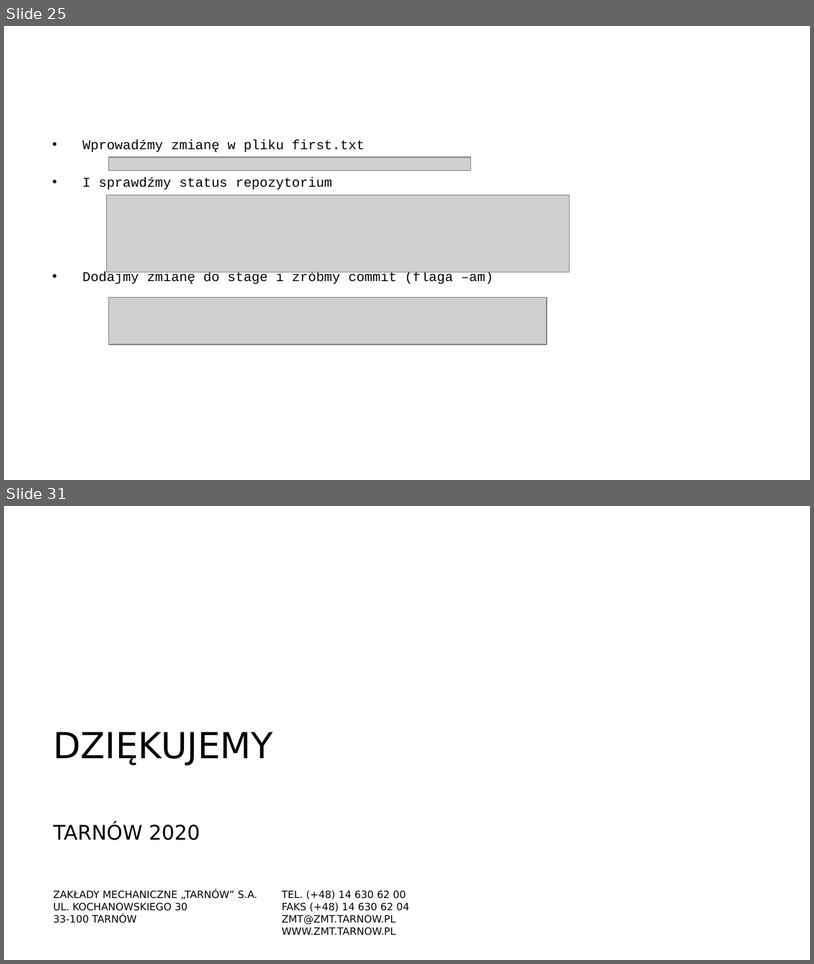
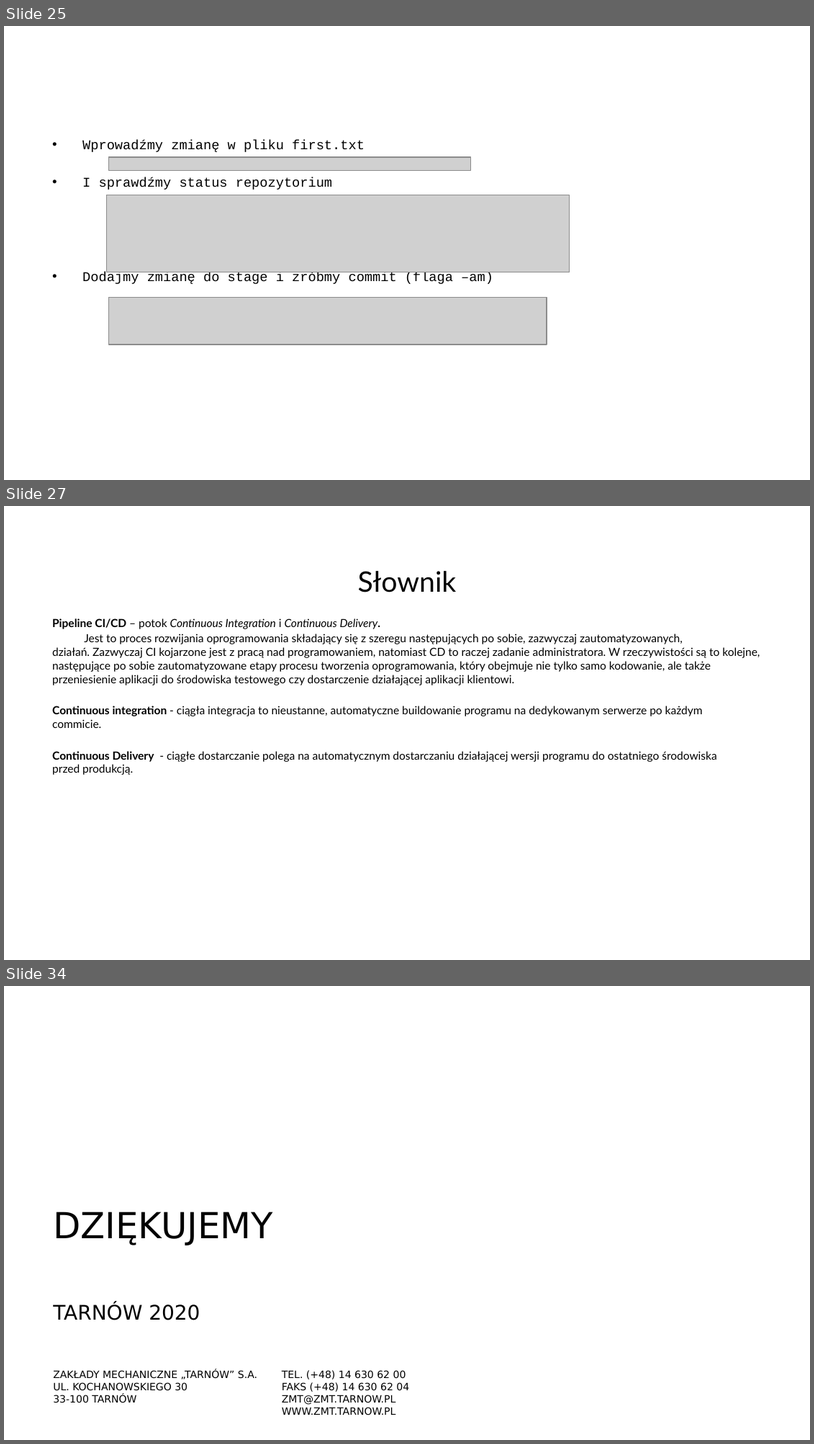
Before and after one commit to arturkwiek/gitlab-tutorial, a slide deck: gitLab - tutorial.pptx. Shown one above the other, each under a label of ours: slides 25 and 31 before the commit, slides 25, 27 and 34 after it; the slides between them are not shown. The pictures are 814x964 and 814x1444 pixels, drawn with LibreOffice and Linux fonts; fonts in the diff are those of the drawing; grey boxes stand for pictures; background and template pictures are left out. Boxes give left, top, right and bottom in pixels: in the first picture for what was removed or moved away, otherwise in the second. Text is boxed around its words. In the diff, an @@ line names an element or a change of style, - is before the commit and + after.

```diff
--- a/gitLab - tutorial.pptx
+++ b/gitLab - tutorial.pptx
@@ slide 27 added at (x1=4, y1=506, x2=810, y2=960), background picture (left out) @@
@@ title added at (x1=358, y1=571, x2=457, y2=592), 25.2 pt, text #000000 @@
+Słownik
@@ text added at (x1=52, y1=618, x2=760, y2=775), 10 pt, text #000000 @@
+Pipeline CI/CD – potok Continuous Integration i Continuous Delivery.
+Jest to proces rozwijania oprogramowania składający się z szeregu następujących po sobie, zazwyczaj zautomatyzowanych,
+działań. Zazwyczaj CI kojarzone jest z pracą nad programowaniem, natomiast CD to raczej zadanie administratora. W rzeczywistości są to kolejne, następujące po sobie zautomatyzowane etapy procesu tworzenia oprogramowania, który obejmuje nie tylko samo kodowanie, ale także przeniesienie aplikacji do środowiska testowego czy dostarczenie działającej aplikacji klientowi.
+Continuous integration - ciągła integracja to nieustanne, automatyczne buildowanie programu na dedykowanym serwerze po każdym commicie.
+Continuous Delivery - ciągłe dostarczanie polega na automatycznym dostarczaniu działającej wersji programu do ostatniego środowiska przed produkcją.
@@ what was slide 31 is now slide 34 @@
```
Also in this commit, not shown: 3 slides changed, 5 other slides added, 3 slides removed, 4 other files.
